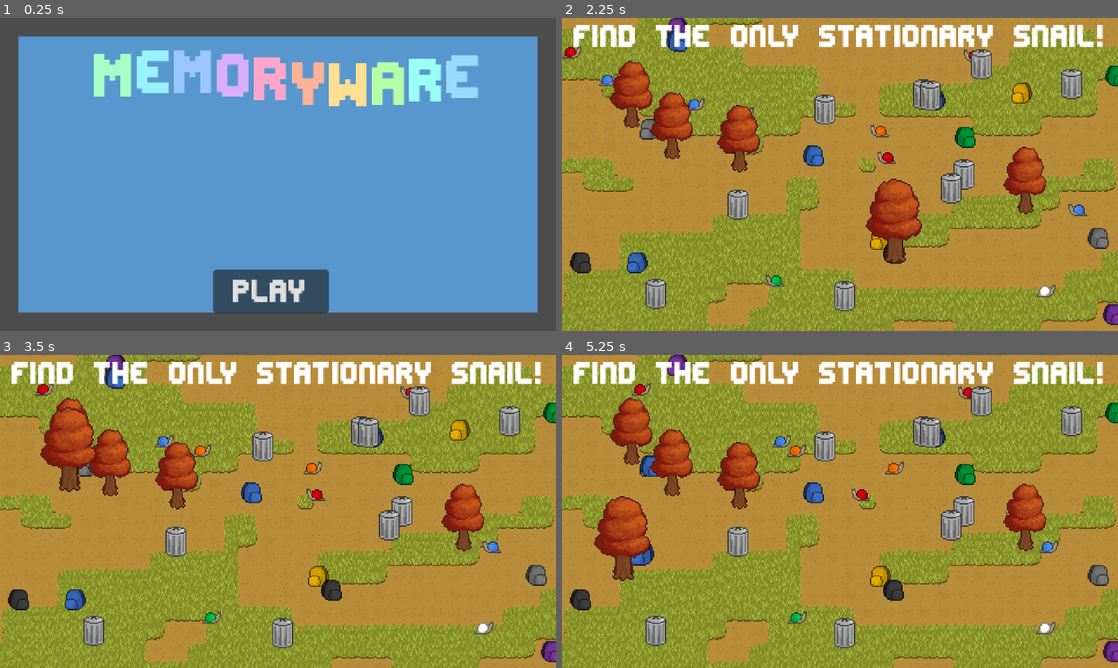
Above: before the commit, frames 1-4 (two rows, left to right).
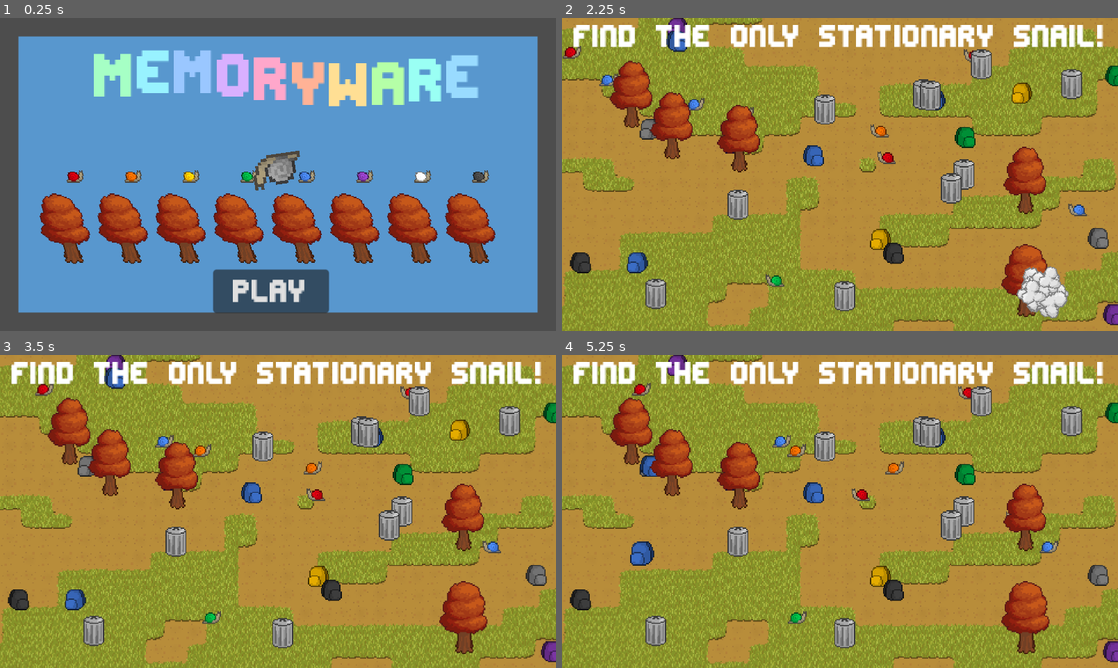
Above: after the commit, the same moments.

Repository: M5-Maniac/Hackathon-26
Game: Godot game, scene res://main_menu.tscn
Same seed, same stepped clock (60 frames per second), same inputs: the game is played once before the commit and once after it.
Inputs (mouse positions are in pixels of both pictures, inside the frame that each line leads up to):
- Up to frame 1 (0.25 s): no input
- Up to frame 2 (2.25 s): click "PLAY" at 0.5 s; tap Enter at 1.25 s; move the mouse to (962, 158) at 1.27 s; click (962, 158) at 1.42 s; drag from (1045, 290) to (650, 130) at 2.02 s
- Up to frame 3 (3.5 s): click (88, 467) at 2.92 s
- Up to frame 4 (5.25 s): drag from (678, 376) to (650, 467) at 3.52 s; drag from (1023, 430) to (650, 464) at 4.27 s; drag from (639, 599) to (650, 467) at 5.02 s

The runs differ from the first frame. In frame 1, 11% of the frame differs, in the area x 7-90%, y 42-79%; in frame 2, 3.6%; in frame 3, 2.6%; in frame 4, 3.1%.

Commit message:
Title screen fun

Diff:
--- a/memoryware/Props/Prop.gd
+++ b/memoryware/Props/Prop.gd
@@ -15,6 +15,8 @@
 @export var direction: int = 1
 @export var speed: float = 1
 @export var orig_pos: Vector2
+@export var prop_skew: float = 0
+@export var spin: float = 0
 
 var prop_hitbox
 var prop_sprite
@@ -91,6 +93,12 @@
 	if y_range != 0 and !grabbed:
 		position.y = orig_pos.y + y_range * sin(Time.get_ticks_msec()*speed/2500)
 
+	if prop_skew !=0:
+		skew = prop_skew * 0.01 * sin(Time.get_ticks_msec()*speed/750)
+
+	if spin != 0:
+		rotation += spin
+
 func mouse_entered_hitbox() -> void:
 	if !Global.inputHandled:
 		hovered = true
--- a/memoryware/main_menu.gd
+++ b/memoryware/main_menu.gd
@@ -17,6 +17,8 @@
 
 
 
+
+
 func _on_button_pressed() -> void: #main menu button
 	play_button.disabled = true
 	transitioning = true
--- a/memoryware/main_menu.tscn
+++ b/memoryware/main_menu.tscn
@@ -2,6 +2,8 @@
 
 [ext_resource type="FontFile" uid="uid://dir5njmyrv3ae" path="res://Assets/edit-undo/editundo.ttf" id="1_06t4h"]
 [ext_resource type="Script" uid="uid://bpfwo13pkaayd" path="res://main_menu.gd" id="1_7vrkn"]
+[ext_resource type="PackedScene" uid="uid://bxes020iwqd6c" path="res://Props/Tree.tscn" id="4_glbon"]
+[ext_resource type="PackedScene" uid="uid://c3jmau60w45xh" path="res://Props/Snail.tscn" id="4_jix8l"]
 
 [node name="Control" type="Control" unique_id=323320716]
 layout_mode = 3
@@ -66,6 +68,83 @@
 theme_override_font_sizes/font_size = 32
 text = "PLAY"
 
+[node name="Tree" parent="MarginContainer" unique_id=2133939019 instance=ExtResource("4_glbon")]
+position = Vector2(95, 220)
+prop_skew = 30.0
+
+[node name="Tree2" parent="MarginContainer" unique_id=1845368906 instance=ExtResource("4_glbon")]
+position = Vector2(145, 220)
+prop_skew = 30.0
+
+[node name="Tree3" parent="MarginContainer" unique_id=1084082494 instance=ExtResource("4_glbon")]
+position = Vector2(195, 220)
+prop_skew = 30.0
+
+[node name="Tree4" parent="MarginContainer" unique_id=549288130 instance=ExtResource("4_glbon")]
+position = Vector2(245, 220)
+prop_skew = 30.0
+
+[node name="Tree5" parent="MarginContainer" unique_id=504443343 instance=ExtResource("4_glbon")]
+position = Vector2(295, 220)
+prop_skew = 30.0
+
+[node name="Tree6" parent="MarginContainer" unique_id=1762102631 instance=ExtResource("4_glbon")]
+position = Vector2(345, 220)
+prop_skew = 30.0
+
+[node name="Tree7" parent="MarginContainer" unique_id=1962342732 instance=ExtResource("4_glbon")]
+position = Vector2(395, 220)
+prop_skew = 30.0
+
+[node name="Tree8" parent="MarginContainer" unique_id=880251712 instance=ExtResource("4_glbon")]
+position = Vector2(445, 220)
+prop_skew = 30.0
+
+[node name="Snail" parent="MarginContainer" unique_id=1511672953 instance=ExtResource("4_jix8l")]
+position = Vector2(95, 150)
+color = 0
+prop_skew = 30.0
+
+[node name="Snail2" parent="MarginContainer" unique_id=1009485932 instance=ExtResource("4_jix8l")]
+position = Vector2(145, 150)
+color = 1
+prop_skew = 30.0
+
+[node name="Snail3" parent="MarginContainer" unique_id=2075106232 instance=ExtResource("4_jix8l")]
+position = Vector2(195, 150)
+color = 2
+prop_skew = 30.0
+
+[node name="Snail4" parent="MarginContainer" unique_id=275323671 instance=ExtResource("4_jix8l")]
+position = Vector2(245, 150)
+color = 3
+prop_skew = 30.0
+
+[node name="Snail5" parent="MarginContainer" unique_id=1814053769 instance=ExtResource("4_jix8l")]
+position = Vector2(295, 150)
+color = 4
+prop_skew = 30.0
+
+[node name="Snail6" parent="MarginContainer" unique_id=661170282 instance=ExtResource("4_jix8l")]
+position = Vector2(345, 150)
+color = 5
+prop_skew = 30.0
+
+[node name="Snail7" parent="MarginContainer" unique_id=1123134163 instance=ExtResource("4_jix8l")]
+position = Vector2(395, 150)
+color = 6
+prop_skew = 30.0
+
+[node name="Snail8" parent="MarginContainer" unique_id=290062429 instance=ExtResource("4_jix8l")]
+position = Vector2(445, 150)
+color = 8
+prop_skew = 30.0
+
+[node name="Snail9" parent="MarginContainer" unique_id=1390818184 instance=ExtResource("4_jix8l")]
+position = Vector2(270, 125)
+scale = Vector2(3, 3)
+spin = 0.2
+
 [node name="TransitionTimer" type="Timer" parent="." unique_id=1365911821]
 
 [node name="Transition" type="ColorRect" parent="." unique_id=58171095]
